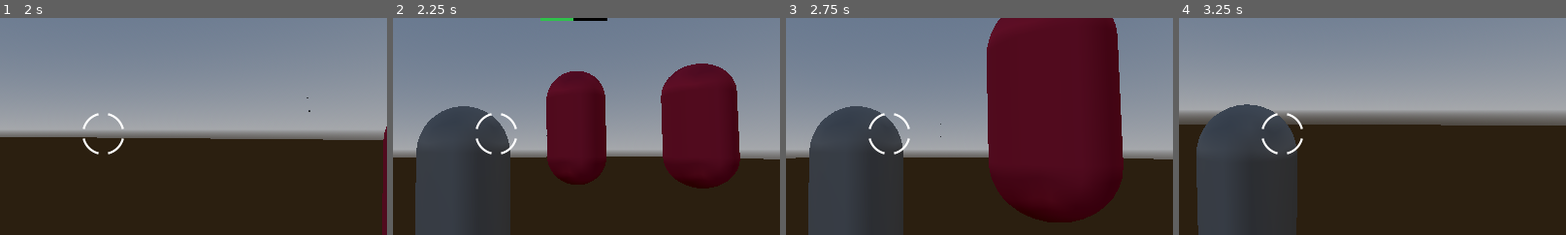
Above: before the commit, frames 1-4 (left to right).
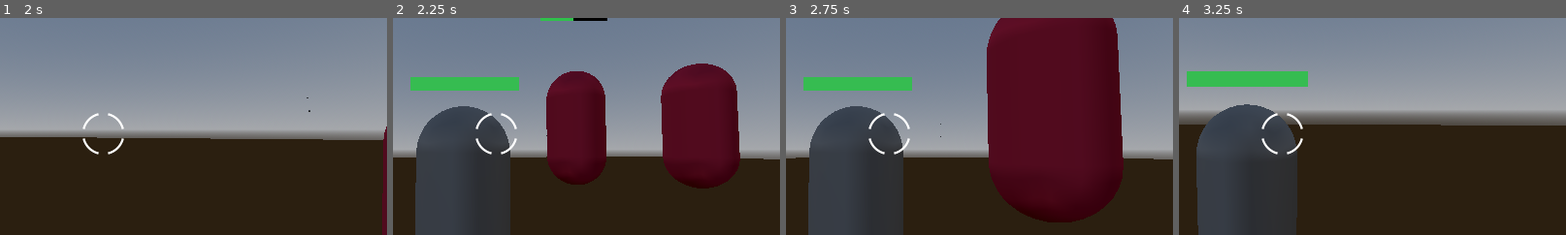
Above: after the commit, the same moments.

Repository: M4tt-/arena-fps
Game: Godot game, scene res://scenes/main/main.tscn
Same seed, same stepped clock (60 frames per second), same inputs: the game is played once before the commit and once after it.
Inputs (mouse positions are % of the whole screen's width and height, from its top left):
- Up to frame 1 (2 s): tap Enter at 0.5 s; move the mouse to (55, 50) at 0.52 s; press the mouse at (55, 50) at 0.53 s; hold W (move_forward) from 0.53 s (still down); tap Space (jump) at 0.77, 1.52 s; move the mouse to (45, 50) at 1.27 s; release the mouse at (45, 50) at 1.28 s; right-click (45, 50) at 1.35 s
- Up to frame 2 (2.25 s): keep holding W (move_forward); move the mouse to (52, 48) at 2.02 s; hold T (toggle_third_person) from 2.03 s (still down)
- Up to frame 3 (2.75 s): keep holding W (move_forward); keep holding T (toggle_third_person)
- Up to frame 4 (3.25 s): keep holding W (move_forward); move the mouse to (49, 52) at 2.77 s; release T (toggle_third_person) at 2.78 s; click (49, 52) at 2.85 s; tap Space (jump) at 3.02 s
The pictures show only the part of the screen within x 37-87%, y 23-73%; the shares and areas given below are measured in that part.

Frame 1 is identical in both runs. In frame 2, 1.8% of the frame differs, in the area x 4-33%, y 27-34%; in frame 3, 1.8%; in frame 4, 2.2%, in the area x 2-34%, y 24-32%.

Commit message:
Added UiAnchir (Marker3D) to player and enemy for health bar placement

Diff:
--- a/scenes/actors/enemy.tscn
+++ b/scenes/actors/enemy.tscn
@@ -36,16 +36,18 @@
 [node name="CollisionShape3D" type="CollisionShape3D" parent="."]
 shape = SubResource("CapsuleShape3D_7p1mj")
 
-[node name="HealthBar" type="Node3D" parent="."]
+[node name="UiAnchor" type="Marker3D" parent="."]
 transform = Transform3D(1, 0, 0, 0, 1, 0, 0, 0, 1, 0, 2, 0)
+
+[node name="HealthBar" type="Node3D" parent="UiAnchor"]
 script = ExtResource("2_qkj82")
 percent = 0.5
 
-[node name="Bg" type="MeshInstance3D" parent="HealthBar"]
+[node name="Bg" type="MeshInstance3D" parent="UiAnchor/HealthBar"]
 transparency = 0.5
 mesh = SubResource("QuadMesh_4i4j6")
 surface_material_override/0 = SubResource("StandardMaterial3D_qkj82")
 
-[node name="Fill" type="MeshInstance3D" parent="HealthBar"]
+[node name="Fill" type="MeshInstance3D" parent="UiAnchor/HealthBar"]
 mesh = SubResource("QuadMesh_qkj82")
 surface_material_override/0 = SubResource("StandardMaterial3D_35asm")
--- a/scenes/actors/player/player_controller.tscn
+++ b/scenes/actors/player/player_controller.tscn
@@ -6,10 +6,25 @@
 [ext_resource type="Script" uid="uid://duj1kffcju6hg" path="res://scripts/actors/projectiles/shooter.gd" id="4_5afdu"]
 [ext_resource type="PackedScene" uid="uid://ccussklk1jbj6" path="res://scenes/actors/projectile.tscn" id="5_m7hbg"]
 [ext_resource type="Resource" uid="uid://cmwpe8spaiqbc" path="res://resources/projectiles/SlowBullet.tres" id="6_2k8ub"]
+[ext_resource type="Script" uid="uid://31v8xn8hogck" path="res://scripts/ui/health_bar.gd" id="7_yks8q"]
 
 [sub_resource type="CapsuleMesh" id="CapsuleMesh_yv3m6"]
 
 [sub_resource type="CapsuleShape3D" id="CapsuleShape3D_lvefo"]
+
+[sub_resource type="QuadMesh" id="QuadMesh_4py70"]
+size = Vector2(1.2, 0.15)
+
+[sub_resource type="StandardMaterial3D" id="StandardMaterial3D_yks8q"]
+shading_mode = 0
+albedo_color = Color(0.0056611504, 0.0056611514, 0.00566115, 1)
+
+[sub_resource type="QuadMesh" id="QuadMesh_e0umb"]
+size = Vector2(1.2, 0.15)
+
+[sub_resource type="StandardMaterial3D" id="StandardMaterial3D_hse84"]
+shading_mode = 0
+albedo_color = Color(0.21546075, 0.738193, 0.3177621, 1)
 
 [node name="PlayerController" type="CharacterBody3D" groups=["player"]]
 collision_layer = 2
@@ -50,3 +65,17 @@
 projectile_data = ExtResource("6_2k8ub")
 player = NodePath("..")
 camera = NodePath("../CameraController/CameraRig/Boom/Camera3D")
+
+[node name="UiAnchor" type="Marker3D" parent="."]
+transform = Transform3D(1, 0, 0, 0, 1, 0, 0, 0, 1, 0, 2.25, 0)
+
+[node name="HealthBar" type="Node3D" parent="UiAnchor"]
+script = ExtResource("7_yks8q")
+
+[node name="Bg" type="MeshInstance3D" parent="UiAnchor/HealthBar"]
+mesh = SubResource("QuadMesh_4py70")
+surface_material_override/0 = SubResource("StandardMaterial3D_yks8q")
+
+[node name="Fill" type="MeshInstance3D" parent="UiAnchor/HealthBar"]
+mesh = SubResource("QuadMesh_e0umb")
+surface_material_override/0 = SubResource("StandardMaterial3D_hse84")
Not shown: 1 places in scenes/actors/player/player_controller.tscn that only renumber resources
